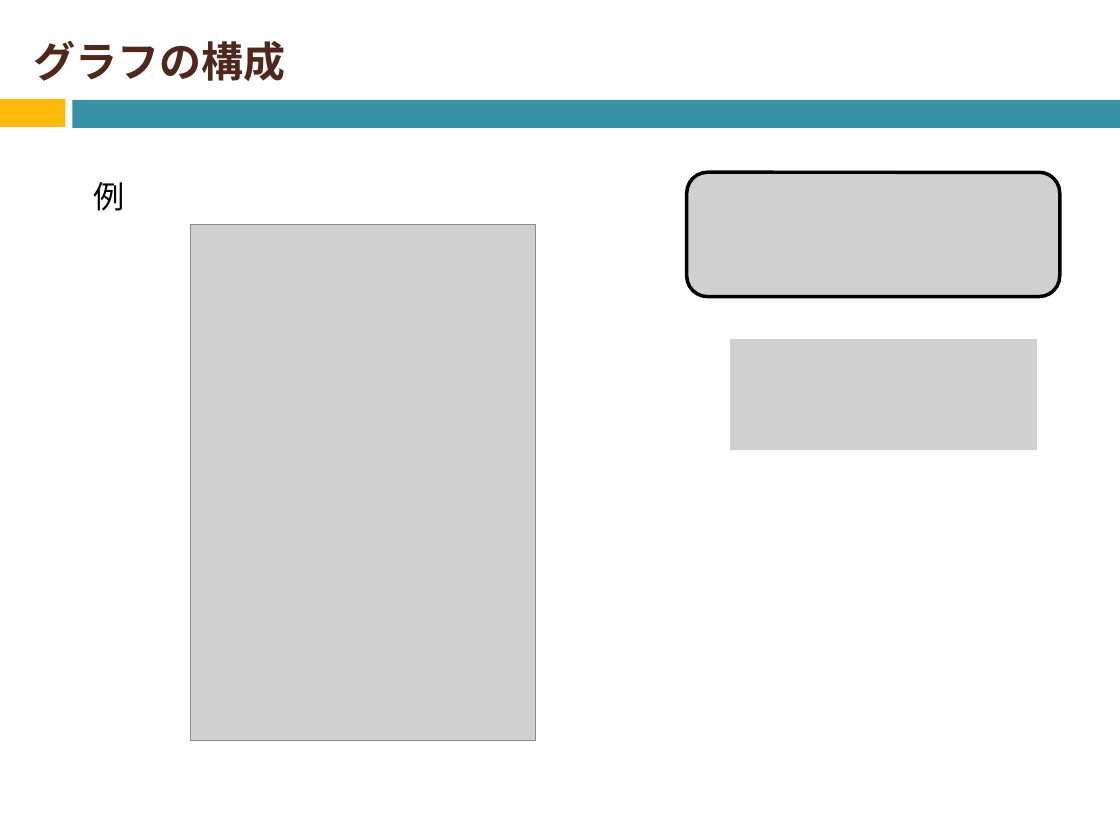
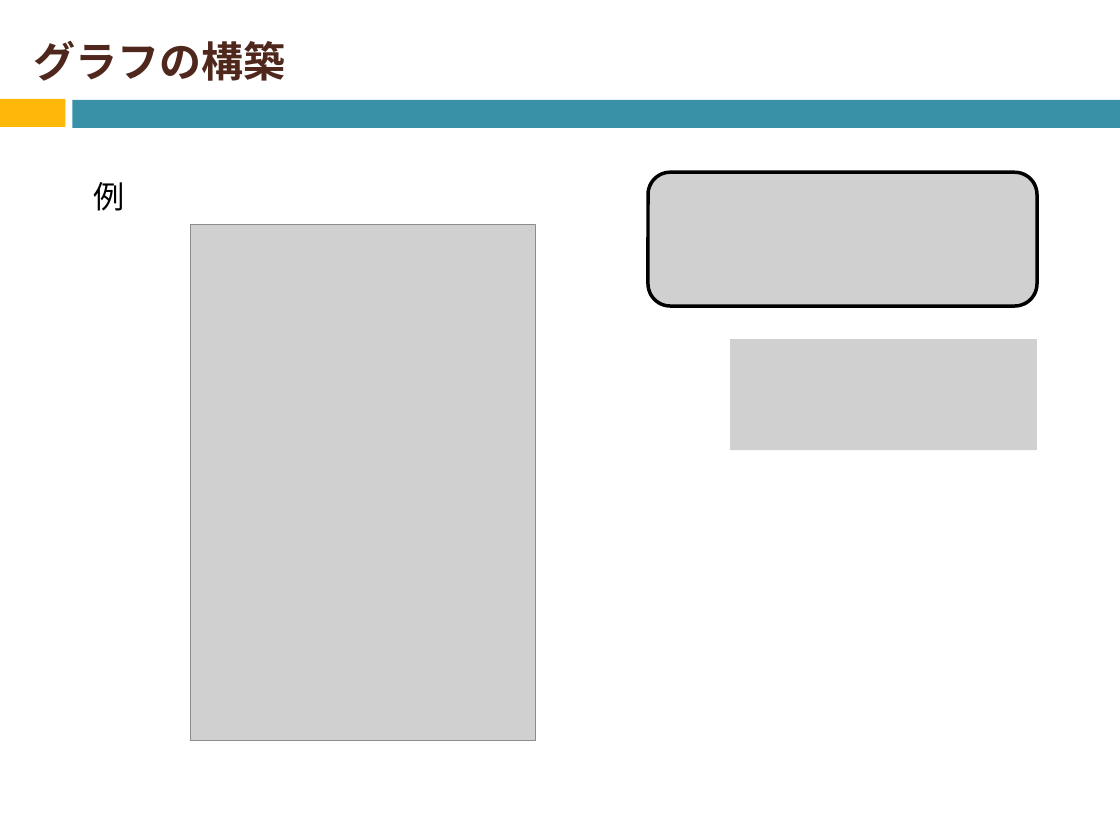
Before and after one commit to Izulabo-nitech/Distributed_Complexity_of_k-Maximal_Independent_Set_Verification, a slide deck: slide 26 of chukan/chukan2020_sato.pptx (slide 23 before the commit). Drawn at 1120x840 pixels with LibreOffice and Linux fonts; fonts in the diff are those of the drawing; grey boxes stand for pictures. Boxes give left, top, right and bottom in pixels: in the first picture for what was removed or moved away, otherwise in the second. Text is boxed around its words. In the diff, an @@ line names an element or a change of style, - is before the commit and + after.

```diff
--- a/chukan/chukan2020_sato.pptx
+++ b/chukan/chukan2020_sato.pptx
@@ title at (33, 41, 285, 81): text changed @@
-グラフの構成
+グラフの構築
@@ picture: place and size @@
-picture at (687, 172, 1060, 297)
+picture at (648, 172, 1037, 306)
```
Also in this commit, not shown: 8 other slides changed, 12 slides added, 4 slides removed.
